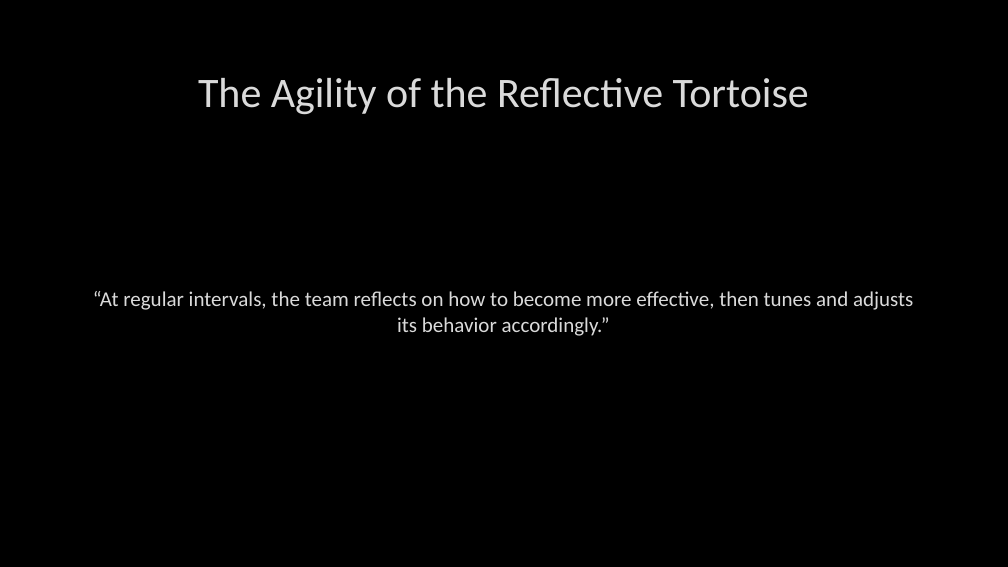
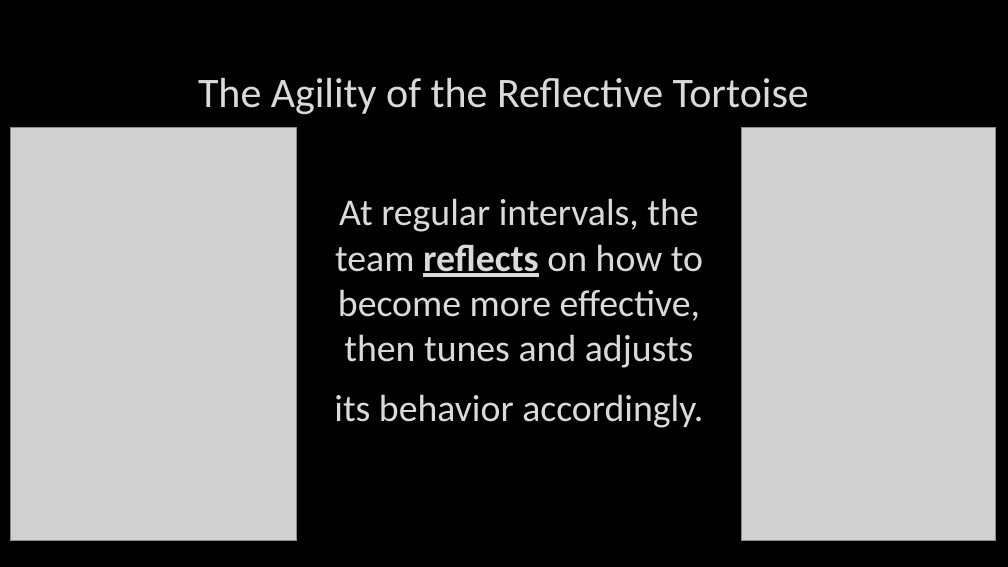
Before and after one commit to jugisahunk/presentations, a slide deck: slide 10 of tortoise-and-hare/tortoise-and-hare.pptx. Drawn at 1008x567 pixels with LibreOffice and Linux fonts; fonts in the diff are those of the drawing; grey boxes stand for pictures; background and template pictures are left out. Boxes give left, top, right and bottom in pixels: in the first picture for what was removed or moved away, otherwise in the second. Text is boxed around its words. In the diff, an @@ line names an element or a change of style, - is before the commit and + after.

```diff
--- a/tortoise-and-hare/tortoise-and-hare.pptx
+++ b/tortoise-and-hare/tortoise-and-hare.pptx
@@ picture added at box(10, 128, 296, 541) @@
@@ picture added at box(742, 128, 996, 541) @@
@@ text at box(334, 198, 703, 428): text changed; size 20 to 36 pt @@
-“At regular intervals, the team reflects on how to become more effective, then tunes and adjusts its behavior accordingly.”
+At regular intervals, the team reflects on how to become more effective, then tunes and adjusts
+its behavior accordingly.
```
Also in this commit, not shown: 7 other slides changed, 3 other files.
